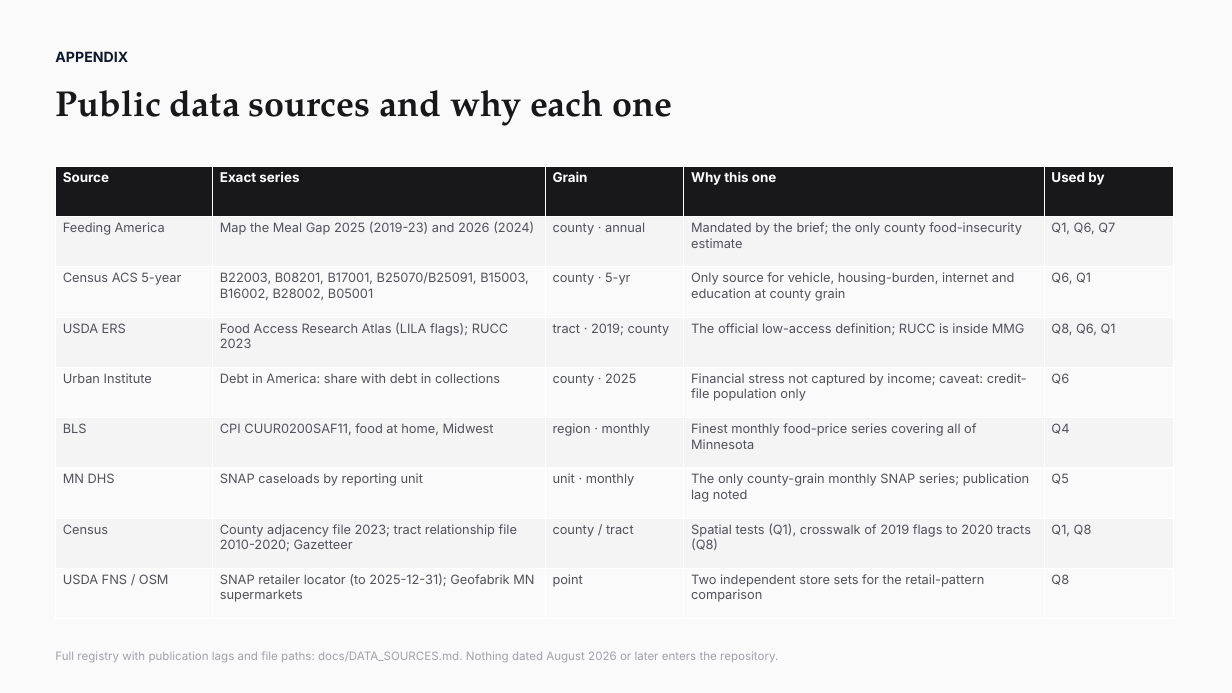
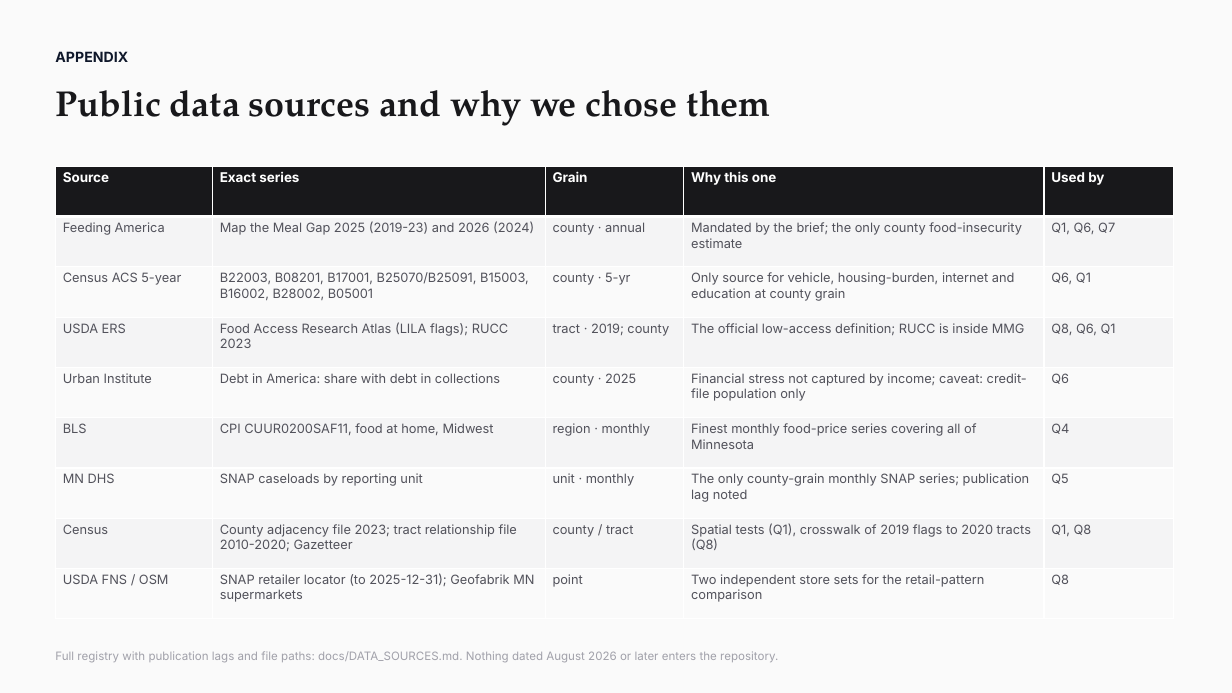
Before and after one commit to dhyan95/MinneMUDAC, a slide deck: slide 22 of docs/MinneMUDAC 2026_ Data Detectors.pptx (slide 11 before the commit). Drawn at 1232x693 pixels with LibreOffice and Linux fonts; fonts in the diff are those of the drawing. Boxes give left, top, right and bottom in pixels: in the first picture for what was removed or moved away, otherwise in the second. Text is boxed around its words. In the diff, an @@ line names an element or a change of style, - is before the commit and + after.

```diff
--- a/docs/MinneMUDAC 2026_ Data Detectors.pptx
+++ b/docs/MinneMUDAC 2026_ Data Detectors.pptx
@@ text at [55, 90, 770, 126]: text changed @@
-Public data sources and why each one
+Public data sources and why we chose them
@@ table: place and size @@
-table at [55, 166, 1174, 619]
+table at [55, 166, 1174, 606]
```
Also in this commit, not shown: 8 other slides changed, 14 slides added, 3 slides removed, 6 other files.
